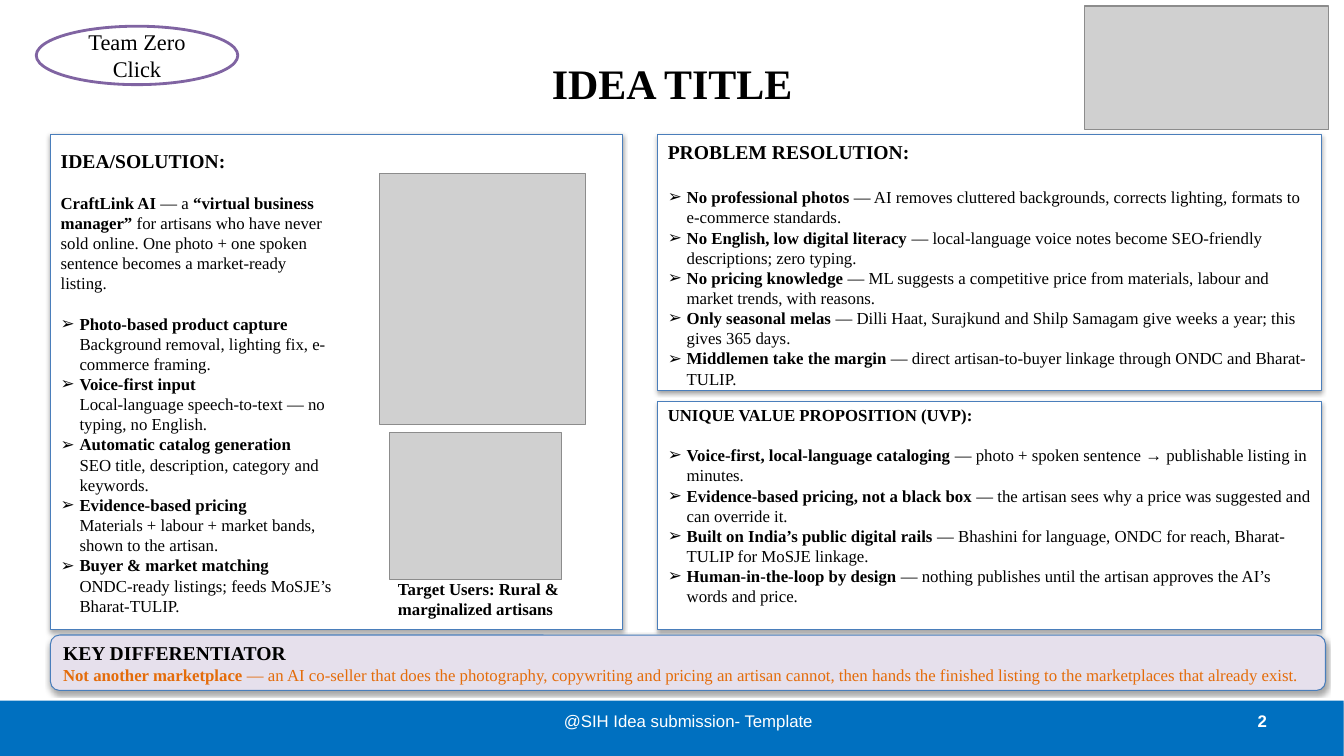
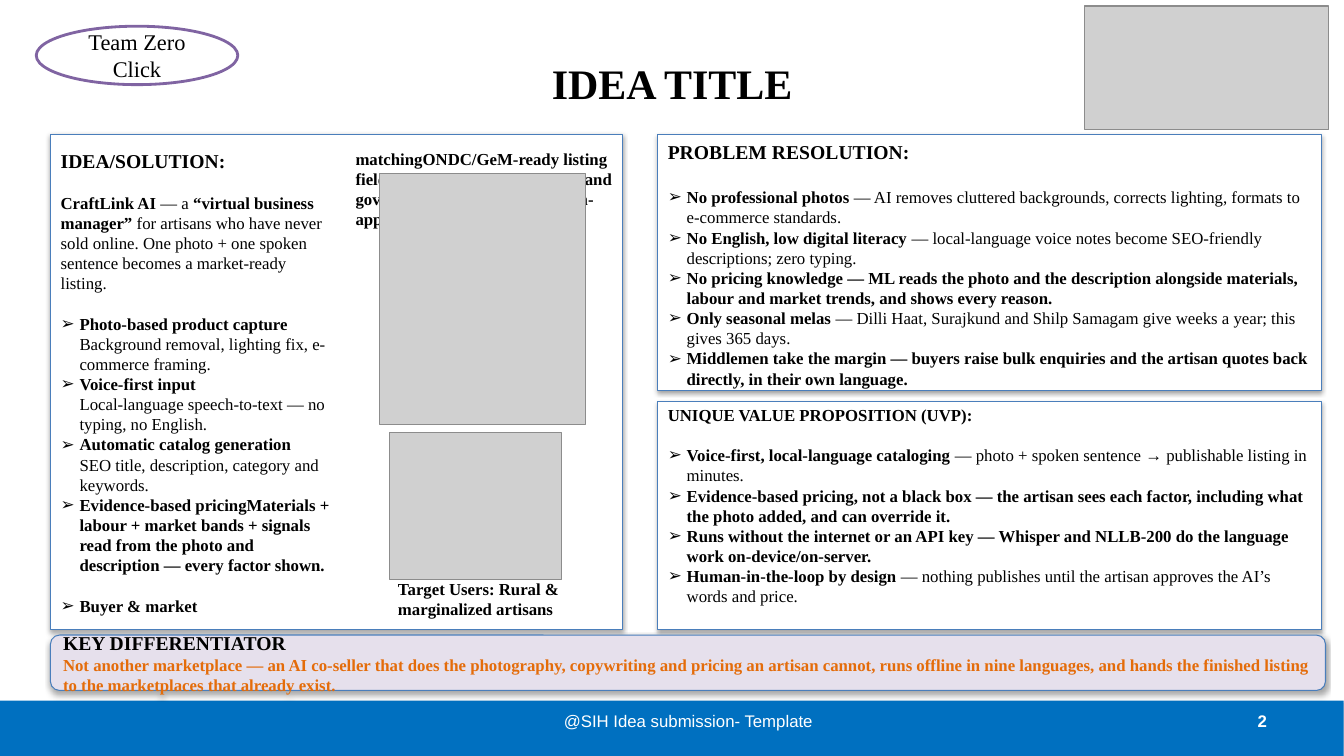
Before and after one commit to yogeshwardev/SIH-project, a slide deck: slide 2 of SIH2026_FINAL.pptx. Drawn at 1344x756 pixels with LibreOffice and Linux fonts; fonts in the diff are those of the drawing; grey boxes stand for pictures. Boxes give left, top, right and bottom in pixels: in the first picture for what was removed or moved away, otherwise in the second. Text is boxed around its words. In the diff, an @@ line names an element or a change of style, - is before the commit and + after.

```diff
--- a/SIH2026_FINAL.pptx
+++ b/SIH2026_FINAL.pptx
@@ text in rectangle at <box>687,272,1298,308</box>: text changed; bold on @@
-➢ No pricing knowledge — ML suggests a competitive price from materials, labour and market trends, with reasons.
+➢ No pricing knowledge — ML reads the photo and the description alongside materials, labour and market trends, and shows every reason.
@@ text in rectangle at <box>687,352,1307,389</box>: text changed; bold on @@
-➢ Middlemen take the margin — direct artisan-to-buyer linkage through ONDC and Bharat-TULIP.
+➢ Middlemen take the margin — buyers raise bulk enquiries and the artisan quotes back directly, in their own language.
@@ text in rectangle at <box>80,499,325,616</box>: text changed; bold on @@
-➢ Evidence-based pricing
-  Materials + labour + market bands, shown to the artisan.
-➢ Buyer & market matching
-  ONDC-ready listings; feeds MoSJE’s Bharat-TULIP.
+➢ Evidence-based pricingMaterials + labour + market bands + signals read from the photo and description — every factor shown.
+➢ Buyer & market matchingONDC/GeM-ready listing fields; bulk enquiries from B2B and government buyers, answered in-app.
@@ text in rectangle at <box>687,490,1303,563</box>: text changed; bold on @@
-➢ Evidence-based pricing, not a black box — the artisan sees why a price was suggested and can override it.
-➢ Built on India’s public digital rails — Bhashini for language, ONDC for reach, Bharat-TULIP for MoSJE linkage.
+➢ Evidence-based pricing, not a black box — the artisan sees each factor, including what the photo added, and can override it.
+➢ Runs without the internet or an API key — Whisper and NLLB-200 do the language work on-device/on-server.
@@ text in rounded rectangle at <box>63,659,1308,695</box>: text changed; bold on @@
-Not another marketplace — an AI co-seller that does the photography, copywriting and pricing an artisan cannot, then hands the finished listing to the marketplaces that already exist.
+Not another marketplace — an AI co-seller that does the photography, copywriting and pricing an artisan cannot, runs offline in nine languages, and hands the finished listing to the marketplaces that already exist.
```
Also in this commit, not shown: 4 other slides changed, 8 other files.
